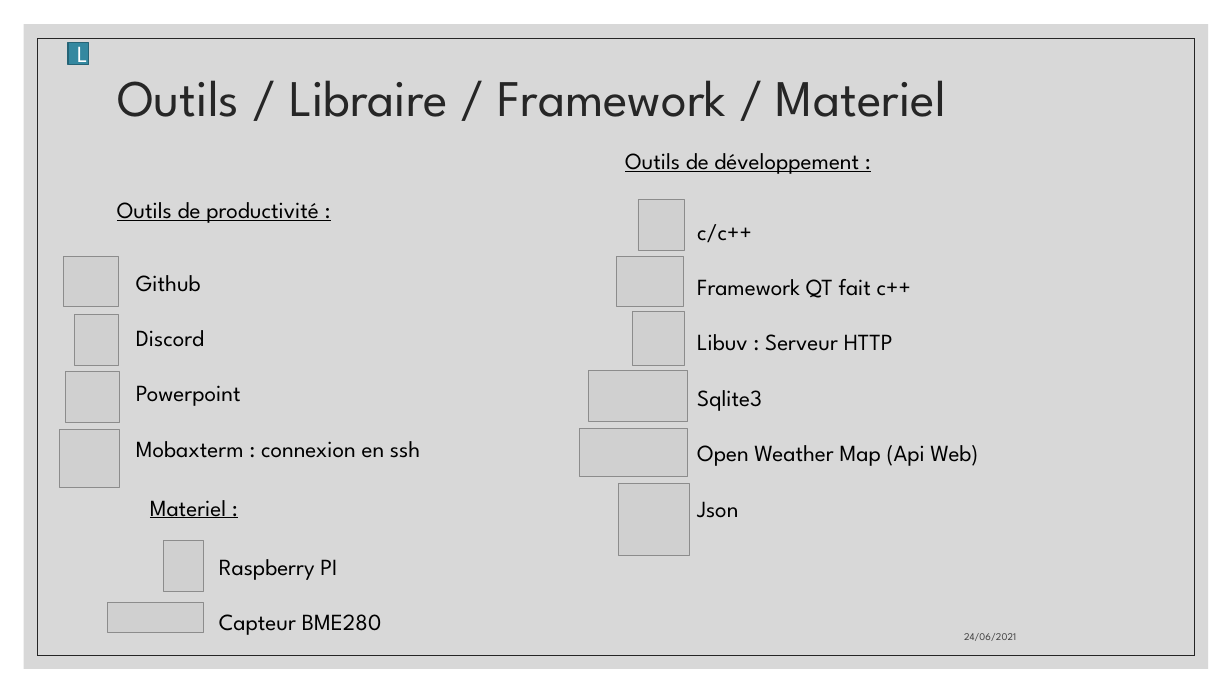
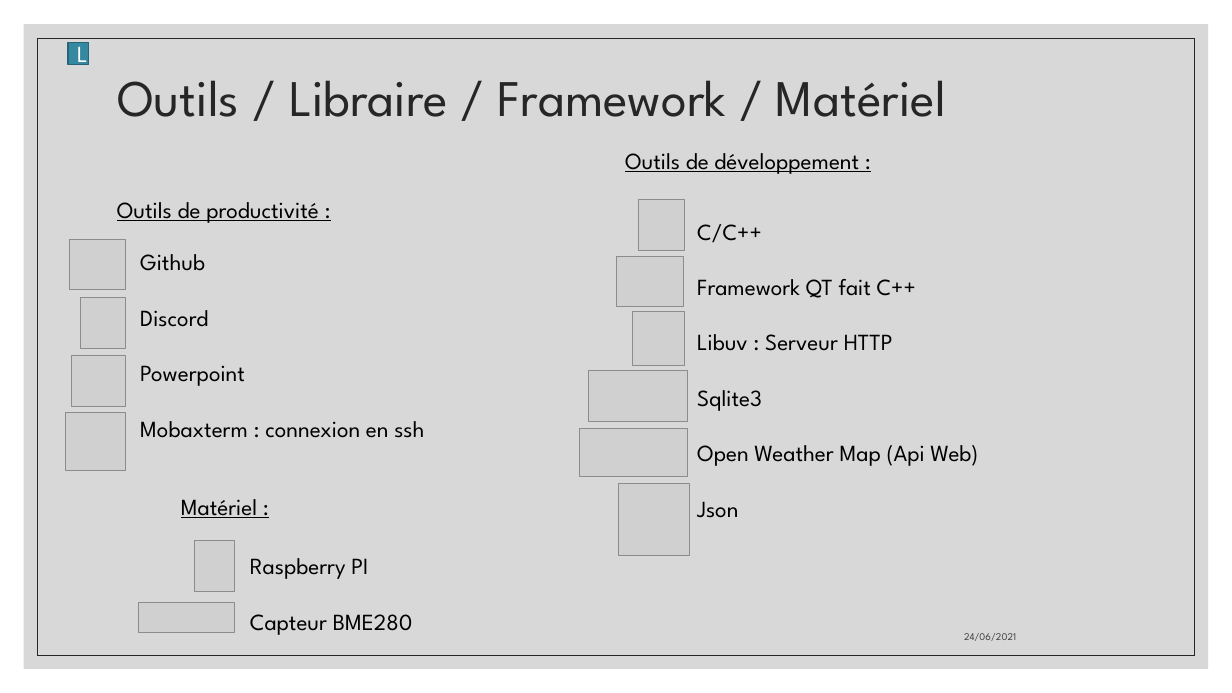
Before and after one commit to aiekick/ProjectStationMeteo, a slide deck: slide 18 of doc/StationMeteo_Soutenance_Stephane.pptx. Drawn at 1232x693 pixels with LibreOffice and Linux fonts; fonts in the diff are those of the drawing; grey boxes stand for pictures. Boxes give left, top, right and bottom in pixels: in the first picture for what was removed or moved away, otherwise in the second. Text is boxed around its words. In the diff, an @@ line names an element or a change of style, - is before the commit and + after.

```diff
--- a/doc/StationMeteo_Soutenance_Stephane.pptx
+++ b/doc/StationMeteo_Soutenance_Stephane.pptx
@@ title at [117,80,946,117]: text changed @@
-Outils / Libraire / Framework / Materiel
+Outils / Libraire / Framework / Matériel
@@ text at [697,224,916,298]: text changed @@
-c/c++
-Framework QT fait c++
+C/C++
+Framework QT fait C++
@@ text "Github": place and size @@
-text "Github" at [136,275,420,458]
+text "Github" at [140,254,424,438]
@@ 4 pictures: place and size @@
-4 pictures at [59,256,119,487]
+4 pictures at [66,239,126,470]
@@ text at [181,499,257,518]: text changed @@
-Materiel :
+Matériel :
@@ 2 pictures, 1 text: place and size @@
-2 pictures, 1 text at [108,541,382,635]
+2 pictures, 1 text at [139,541,413,635]
```
Also in this commit, not shown: 14 other slides changed, 1 slide removed.
